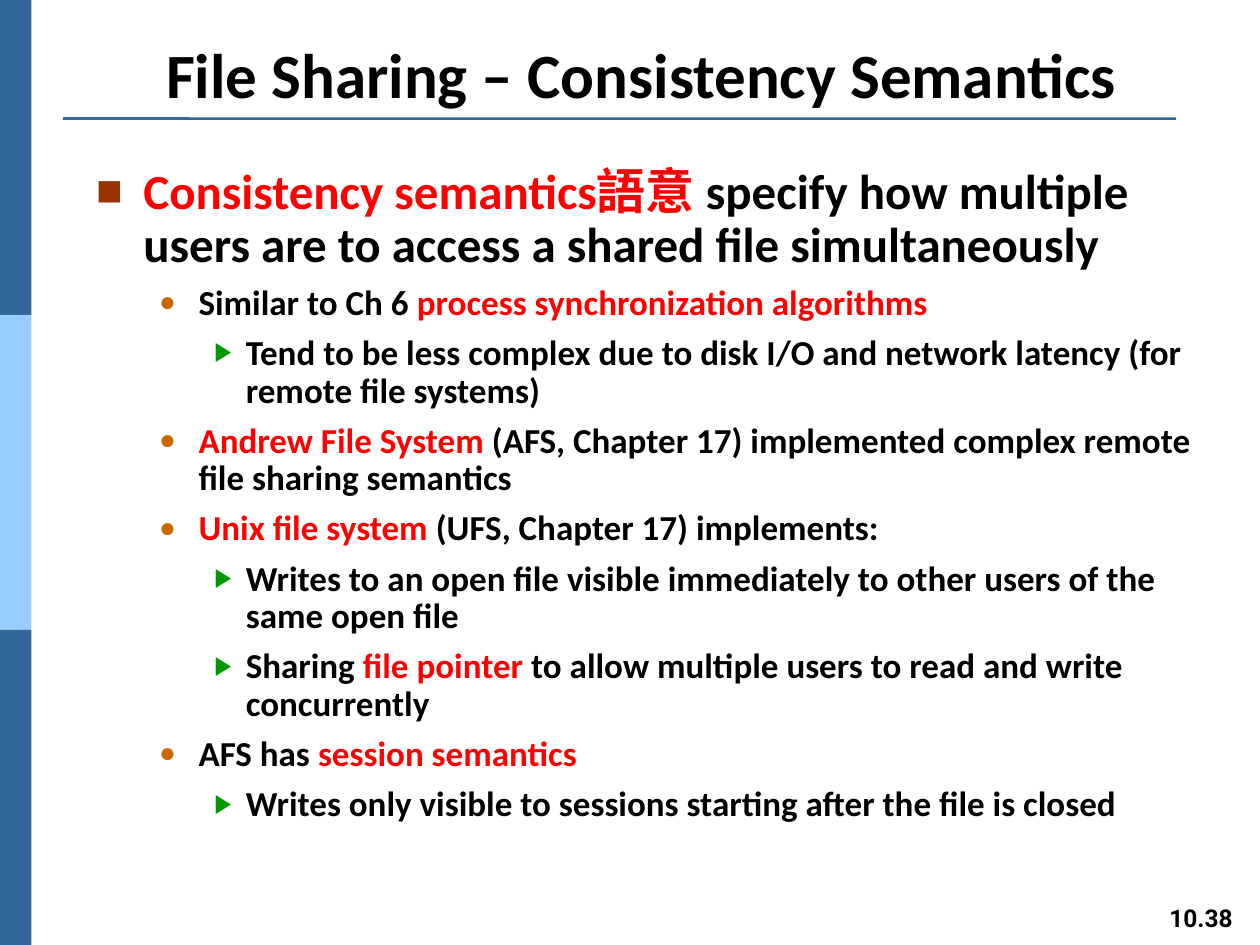
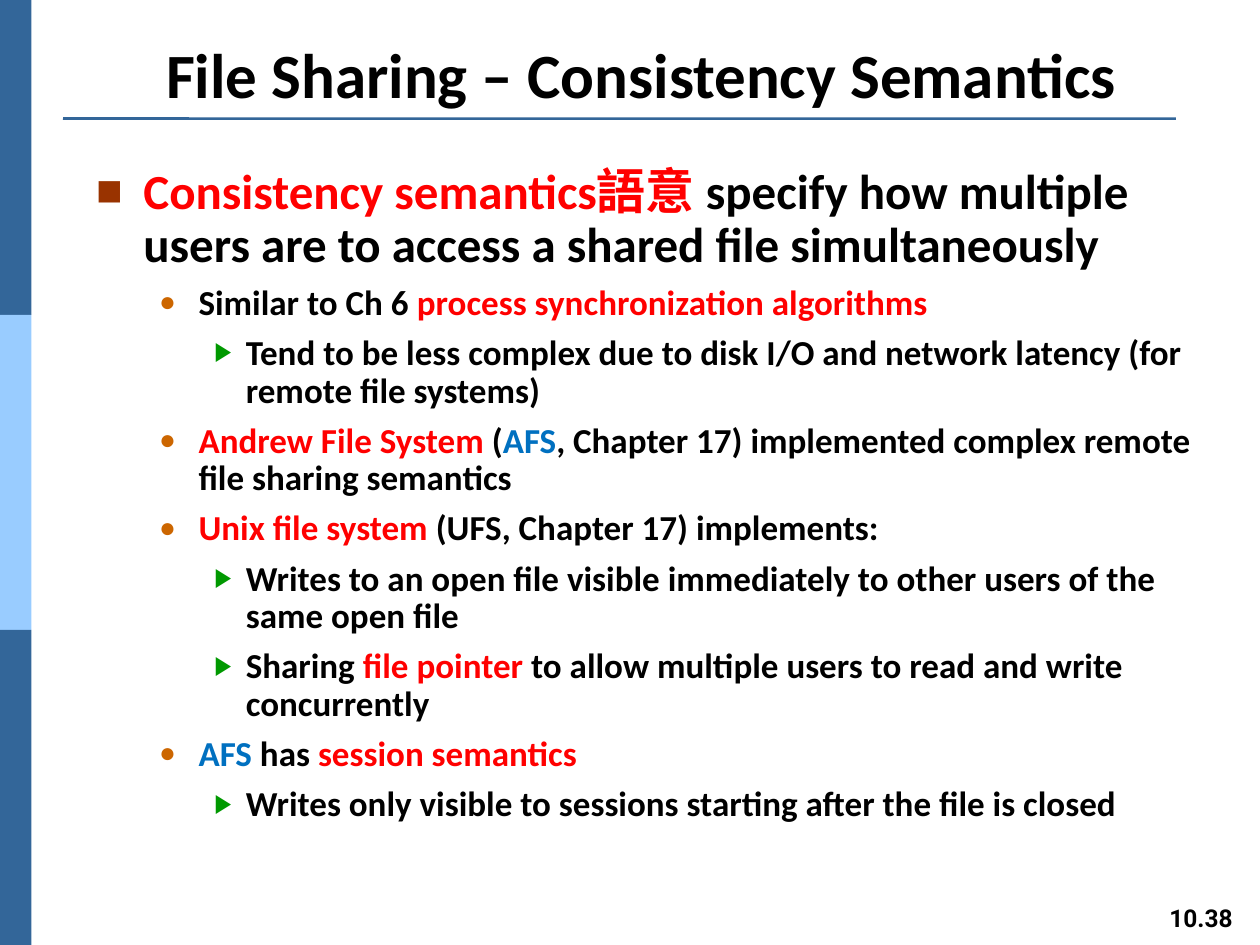
Before and after one commit to Yang09701194/OS_Learning, a slide deck: slide 38 of ch10.pptx. Drawn at 1260x945 pixels with LibreOffice and Linux fonts; fonts in the diff are those of the drawing. Boxes give left, top, right and bottom in pixels: in the first picture for what was removed or moved away, otherwise in the second. Text is boxed around its words. In the diff, an @@ line names an element or a change of style, - is before the commit and + after.

```diff
--- a/ch10.pptx
+++ b/ch10.pptx
@@ text at [199,427,1190,767]: text colour #000000 to #0070C0 in "(AFS,", "AFS" @@
```
Also in this commit, not shown: 9 other slides changed.
